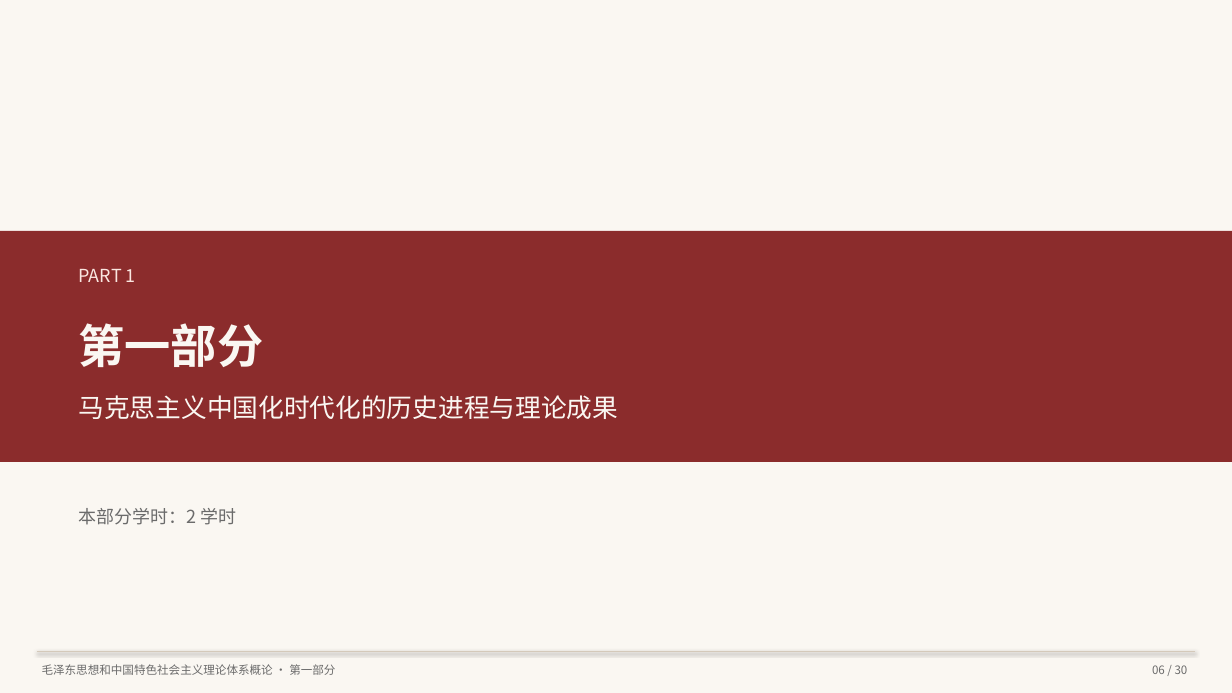
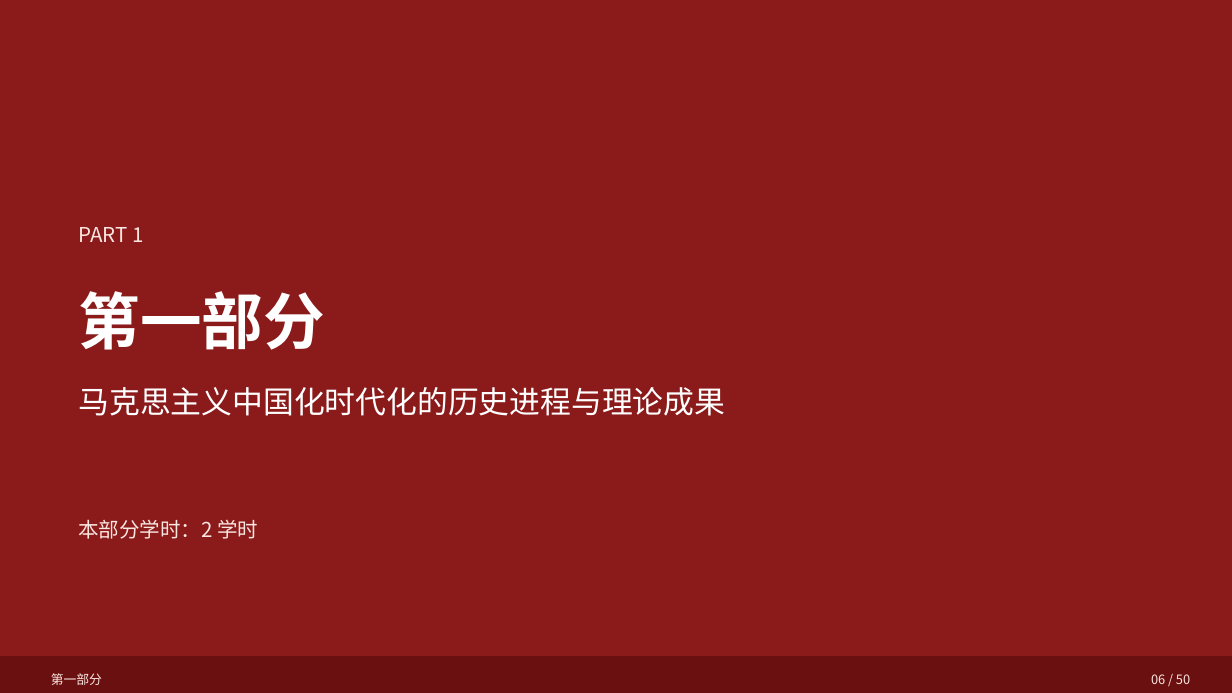
Before and after one commit to hsy358/obsidian-vault, a slide deck: slide 6 of 03-资源/PPT/毛泽东思想和中国特色社会主义理论体系概论 教学大纲概览.pptx. Drawn at 1232x693 pixels with LibreOffice and Linux fonts; fonts in the diff are those of the drawing. Boxes give left, top, right and bottom in pixels: in the first picture for what was removed or moved away, otherwise in the second. Text is boxed around its words. In the diff, an @@ line names an element or a change of style, - is before the commit and + after.

```diff
--- a/03-资源/PPT/毛泽东思想和中国特色社会主义理论体系概论 教学大纲概览.pptx
+++ b/03-资源/PPT/毛泽东思想和中国特色社会主义理论体系概论 教学大纲概览.pptx
@@ rectangle: place and size @@
-rectangle at <box>0,231,1232,462</box>
+rectangle at <box>0,0,1232,693</box>
@@ rectangle at <box>0,0,1232,693</box>: fill #8B2C2C to #8B1A1A @@
@@ rectangle removed at <box>0,0,1232,693</box> @@
@@ text "PART 1": place and size @@
-text "PART 1" at <box>79,269,136,282</box>
+text "PART 1" at <box>79,227,143,242</box>
@@ text "PART 1" at <box>79,227,143,242</box>: size 14 to 16 pt; line spacing 1.2 to 1.3 @@
@@ text "第一部分": place and size @@
-text "第一部分" at <box>79,323,264,367</box>
+text "第一部分" at <box>79,291,325,350</box>
@@ text "第一部分" at <box>79,291,325,350</box>: size 36 to 48 pt, text colour #FAF7F2 to #FFFFFF; line spacing 1.2 to 1.3 @@
@@ text "马克思主义中国化时代化的历史进程与理论成果": place and size @@
-text "马克思主义中国化时代化的历史进程与理论成果" at <box>79,395,619,419</box>
+text "马克思主义中国化时代化的历史进程与理论成果" at <box>79,387,726,416</box>
@@ text "马克思主义中国化时代化的历史进程与理论成果" at <box>79,387,726,416</box>: size 20 to 24 pt, text colour #FAF7F2 to #FFFFFF; line spacing 1.2 to 1.3 @@
@@ text "本部分学时：2 学时": place and size @@
-text "本部分学时：2 学时" at <box>79,508,237,525</box>
+text "本部分学时：2 学时" at <box>79,519,258,539</box>
@@ text "本部分学时：2 学时" at <box>79,519,258,539</box>: size 14 to 16 pt, text colour #6B6B6B to #FAE6E0; line spacing 1.2 to 1.3 @@
@@ rectangle added at <box>0,656,1232,693</box>, fill #6B1010 @@
@@ line removed from (37, 652) to (1195, 652) @@
@@ text at <box>51,673,102,685</box>: text changed; size 9 to 10 pt; text colour #6B6B6B to #FAE6E0 @@
-毛泽东思想和中国特色社会主义理论体系概论 · 第一部分
+第一部分
@@ text at <box>1151,674,1190,684</box>: text changed; size 9 to 10 pt; text colour #6B6B6B to #FAE6E0 @@
-06 / 30
+06 / 50
```
Also in this commit, not shown: 27 other slides changed, 23 slides added, 2 slides removed.
